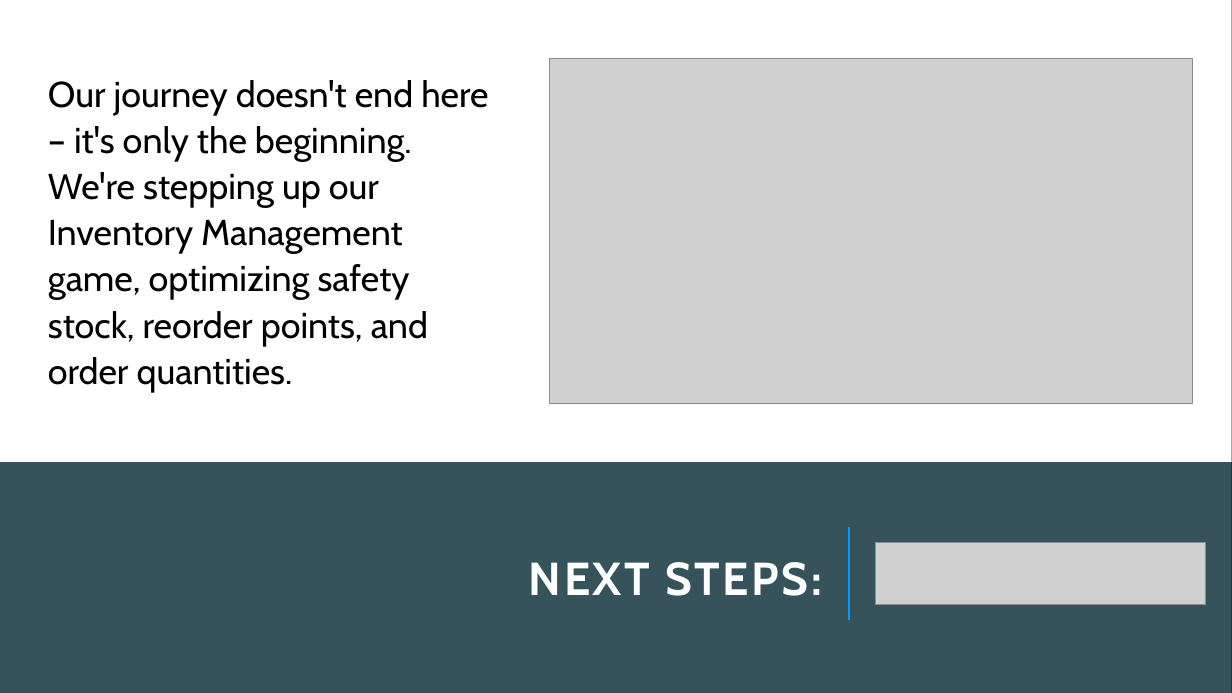
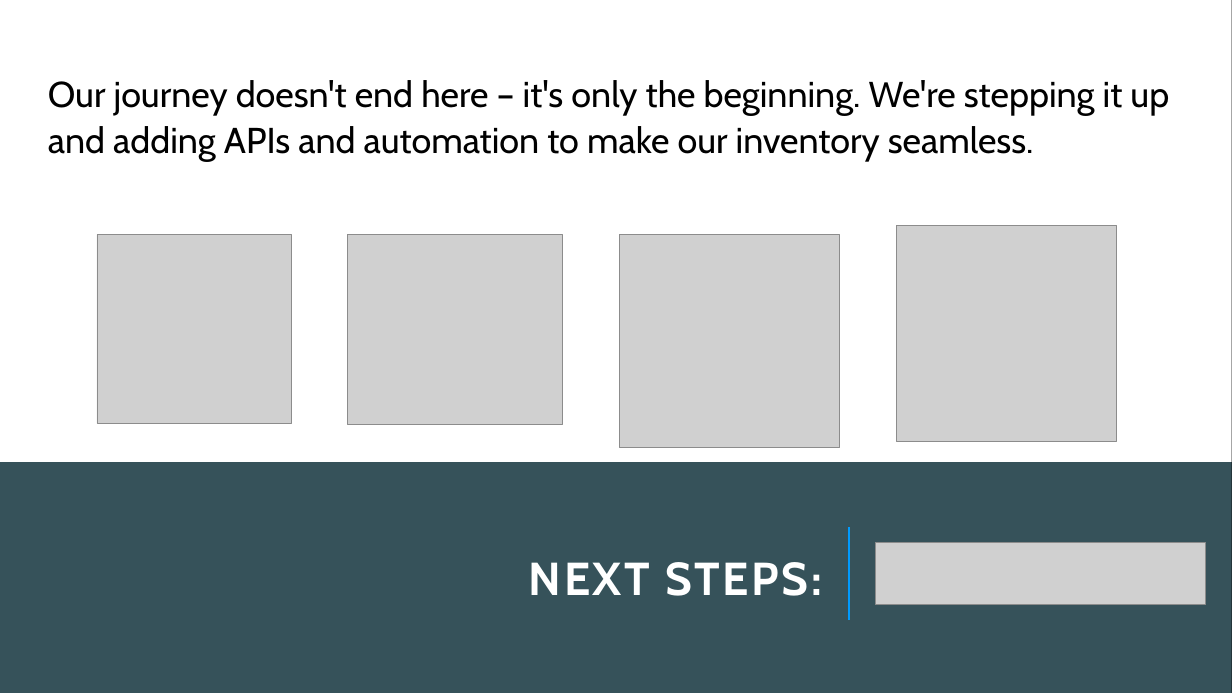
Before and after one commit to latleger/LHL-Project-Final, a slide deck: slide 3 of presentation/Presentation.pptm (slide 15 before the commit). Drawn at 1232x693 pixels with LibreOffice and Linux fonts; fonts in the diff are those of the drawing; grey boxes stand for pictures. Boxes give left, top, right and bottom in pixels: in the first picture for what was removed or moved away, otherwise in the second. Text is boxed around its words. In the diff, an @@ line names an element or a change of style, - is before the commit and + after.

```diff
--- a/presentation/Presentation.pptm
+++ b/presentation/Presentation.pptm
@@ picture removed at bbox=[549, 59, 1193, 404] @@
@@ text at bbox=[48, 80, 1169, 162]: text changed @@
-Our journey doesn't end here – it's only the beginning. We're stepping up our Inventory Management game, optimizing safety stock, reorder points, and order quantities.
+Our journey doesn't end here – it's only the beginning. We're stepping it up and adding APIs and automation to make our inventory seamless.
@@ picture added at bbox=[97, 235, 291, 423] @@
@@ picture added at bbox=[348, 235, 562, 424] @@
@@ picture added at bbox=[619, 235, 840, 447] @@
@@ picture added at bbox=[897, 226, 1117, 442] @@
```
Also in this commit, not shown: 3 other slides changed, 3 slides added, 4 slides removed, 2 other files.
